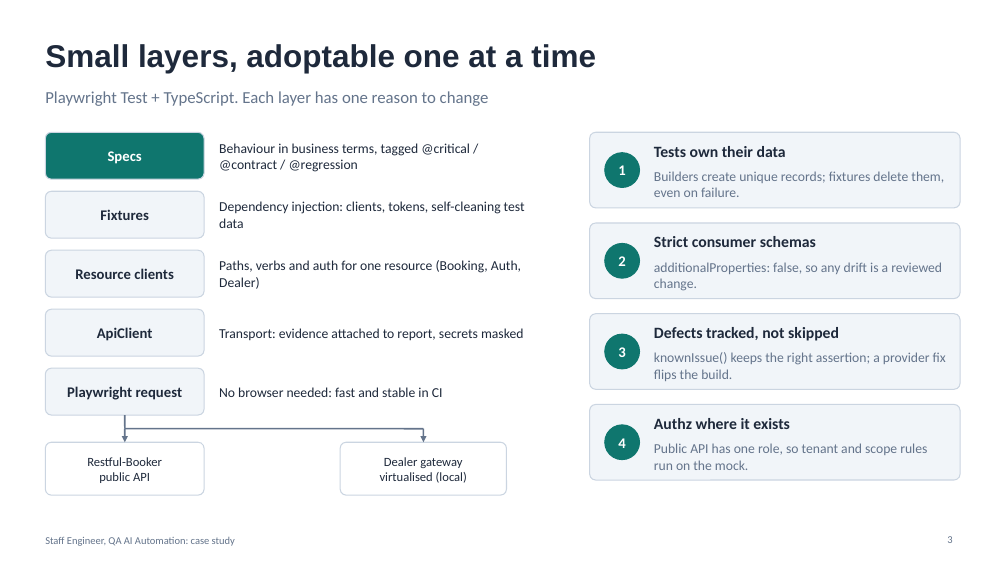
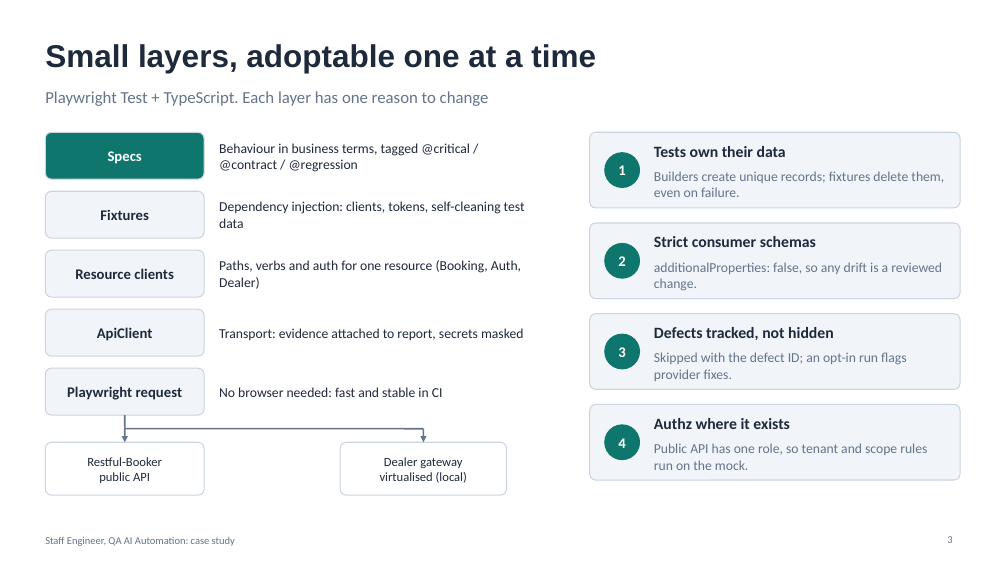
Before and after one commit to abu-bakar-pv/NL-Assignment-Automation, a slide deck: slide 3 of presentation/Staff-QA-AI-Automation-Case-Study.pptx. Drawn at 1008x567 pixels with LibreOffice and Linux fonts; fonts in the diff are those of the drawing. Boxes give left, top, right and bottom in pixels: in the first picture for what was removed or moved away, otherwise in the second. Text is boxed around its words. In the diff, an @@ line names an element or a change of style, - is before the commit and + after.

Commit message:
feat(qa): add known-issue handling and CI failure triage

```diff
--- a/presentation/Staff-QA-AI-Automation-Case-Study.pptx
+++ b/presentation/Staff-QA-AI-Automation-Case-Study.pptx
@@ text at (654, 327, 834, 340): text changed @@
-Defects tracked, not skipped
+Defects tracked, not hidden
@@ text at (654, 352, 907, 381): text changed @@
-knownIssue() keeps the right assertion; a provider fix flips the build.
+Skipped with the defect ID; an opt-in run flags provider fixes.
```
Also in this commit, not shown: 14 other files.
